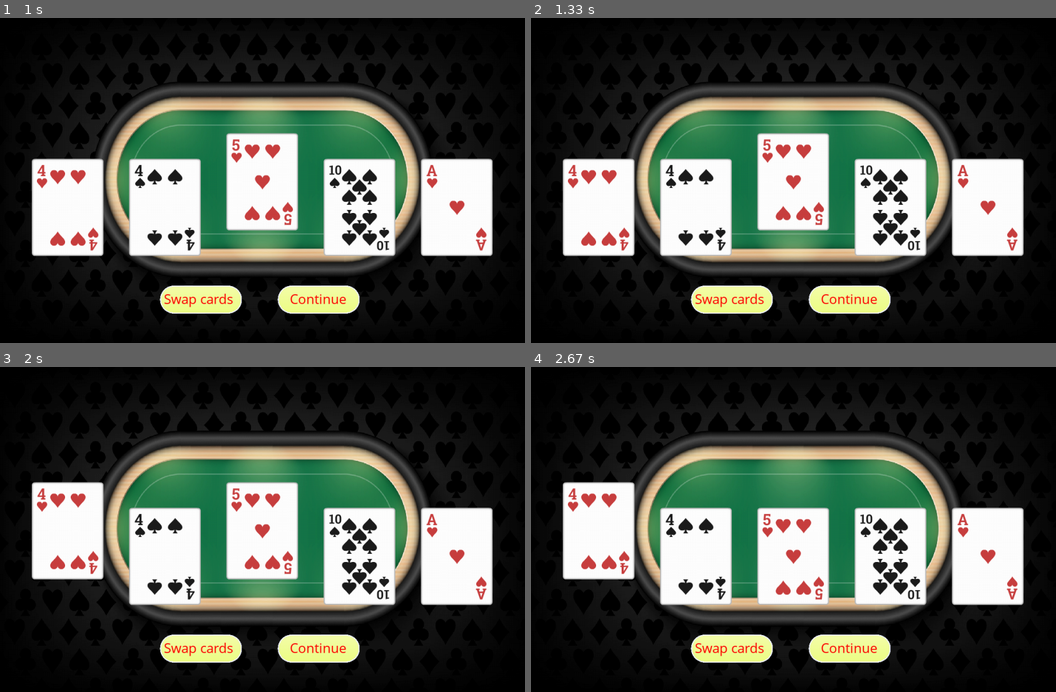
Above: before the commit, frames 1-4 (two rows, left to right).
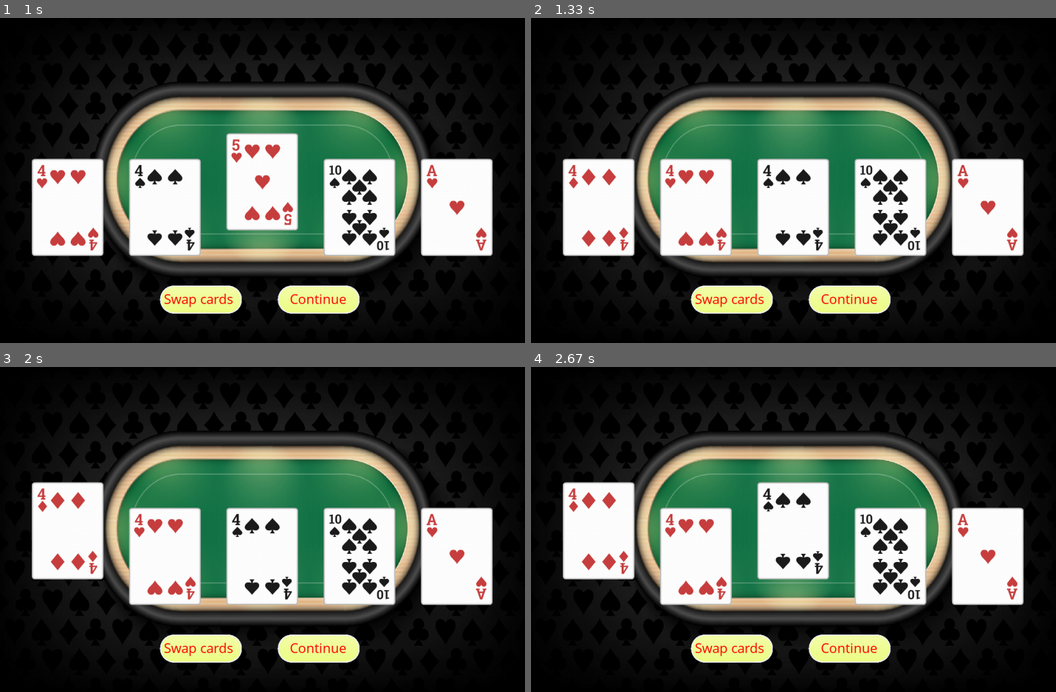
Above: after the commit, the same moments.

Repository: jungleistx/poker_game
Game: pygame game, started from main.py
Two runs of this game, one before a commit and one after it. Both use one fixed random seed, a clock stepped at 60 frames per second and the inputs below.
Inputs (mouse positions are in pixels of both pictures, inside the frame that each line leads up to):
- Up to frame 1 (1 s): tap C at 0.33 s; click (262, 203) at 0.72 s
- Up to frame 2 (1.33 s): tap S at 1 s
- Up to frame 3 (2 s): click "Continue" at 1.38 s; click (63, 519) at 1.72 s
- Up to frame 4 (2.67 s): click (798, 565) at 2.05 s

Frame 1 is identical in both runs. In frame 2, 3.7% of the frame differs, in the area x 7-57%, y 35-74%; in frame 3, 3.7%; in frame 4, 3.7%.

Commit message:
add keypresses s for swap and c for continue

Diff:
--- a/classes.py
+++ b/classes.py
@@ -142,7 +142,6 @@
 
 	def check_hand(self):
 		self.sort_hand()
-		print(self)
 		print(Hand.check_hand(self.hand))
 		print()
 
@@ -283,9 +282,8 @@
 		self.swap.update_coordinates()
 		if self.swap.image.is_clicked(mouse_pos):
 			game.player.check_swaps(game.deck)
-			print(self.swap.text)
 		elif self.submit.image.is_clicked(mouse_pos):
-			print(self.submit.text)
+			game.player.check_hand()
 
 	def draw_buttons(self):
 		self.swap.draw_button(self.window)
@@ -314,6 +312,11 @@
 				if event.button == 1:
 					self.check_mouseclick_cards(game)
 					self.check_mouseclick_buttons(game)
+			if event.type == pygame.KEYDOWN:
+				if event.key == pygame.K_s:
+					game.player.check_swaps(game.deck)
+				elif event.key == pygame.K_c:
+					game.player.check_hand()
 
 	def run(self, game:Game):
 		while True:
